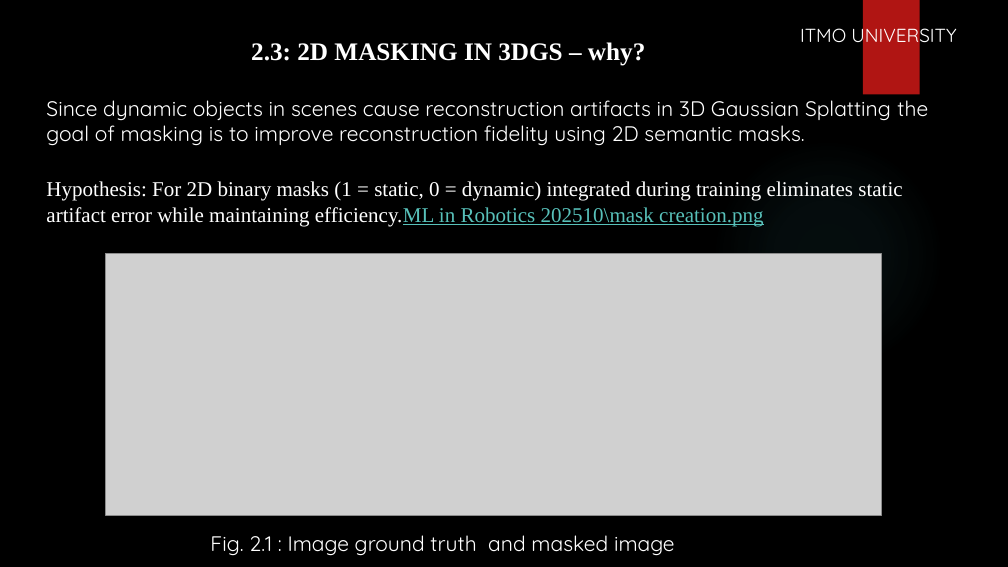
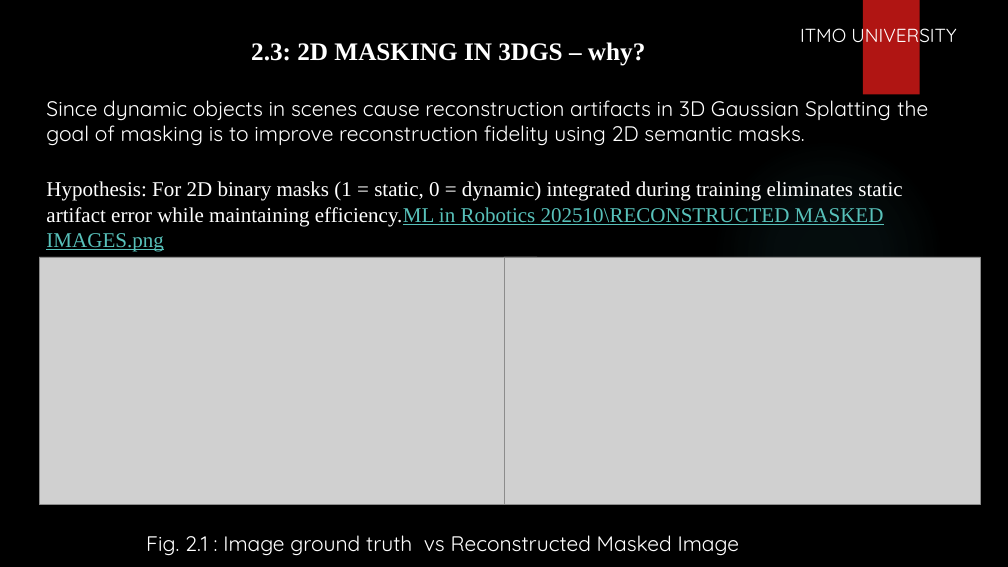
Before and after one commit to PrinssAlex/3dgs-dynamic-masking-47, a slide deck: slide 8 of 3D Gaussian_Splatting via Masking Dynamic Objects.pptx. Drawn at 1008x567 pixels with LibreOffice and Linux fonts; fonts in the diff are those of the drawing; grey boxes stand for pictures; background and template pictures are left out. Boxes give left, top, right and bottom in pixels: in the first picture for what was removed or moved away, otherwise in the second. Text is boxed around its words. In the diff, an @@ line names an element or a change of style, - is before the commit and + after.

```diff
--- a/3D Gaussian_Splatting via Masking Dynamic Objects.pptx
+++ b/3D Gaussian_Splatting via Masking Dynamic Objects.pptx
@@ text at box(46, 181, 902, 252): text changed @@
-Hypothesis: For 2D binary masks (1 = static, 0 = dynamic) integrated during training eliminates static artifact error while maintaining efficiency.ML in Robotics 202510\mask creation.png
+Hypothesis: For 2D binary masks (1 = static, 0 = dynamic) integrated during training eliminates static artifact error while maintaining efficiency.ML in Robotics 202510\RECONSTRUCTED MASKED IMAGES.png
@@ picture added at box(39, 257, 538, 504) @@
@@ picture removed at box(106, 253, 881, 516) @@
@@ picture added at box(504, 257, 980, 504) @@
@@ text at box(146, 535, 739, 556): text changed @@
-Fig. 2.1 : Image ground truth and masked image
+Fig. 2.1 : Image ground truth vs Reconstructed Masked Image
```
Also in this commit, not shown: 4 other slides changed.
